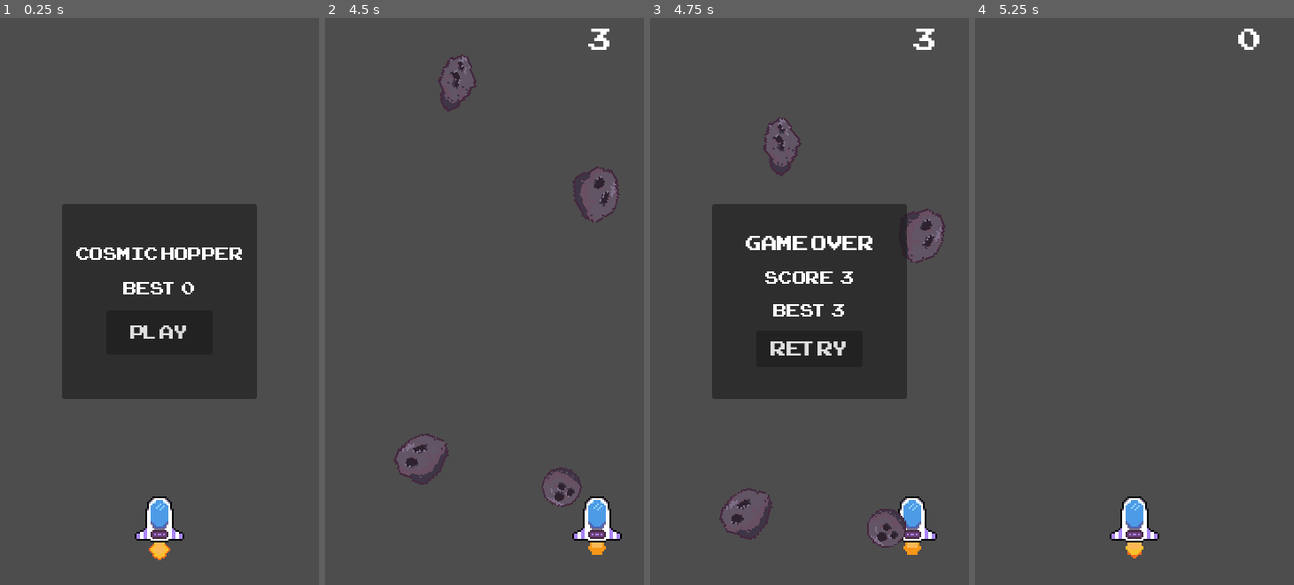
Above: before the commit, frames 1-4 (left to right).
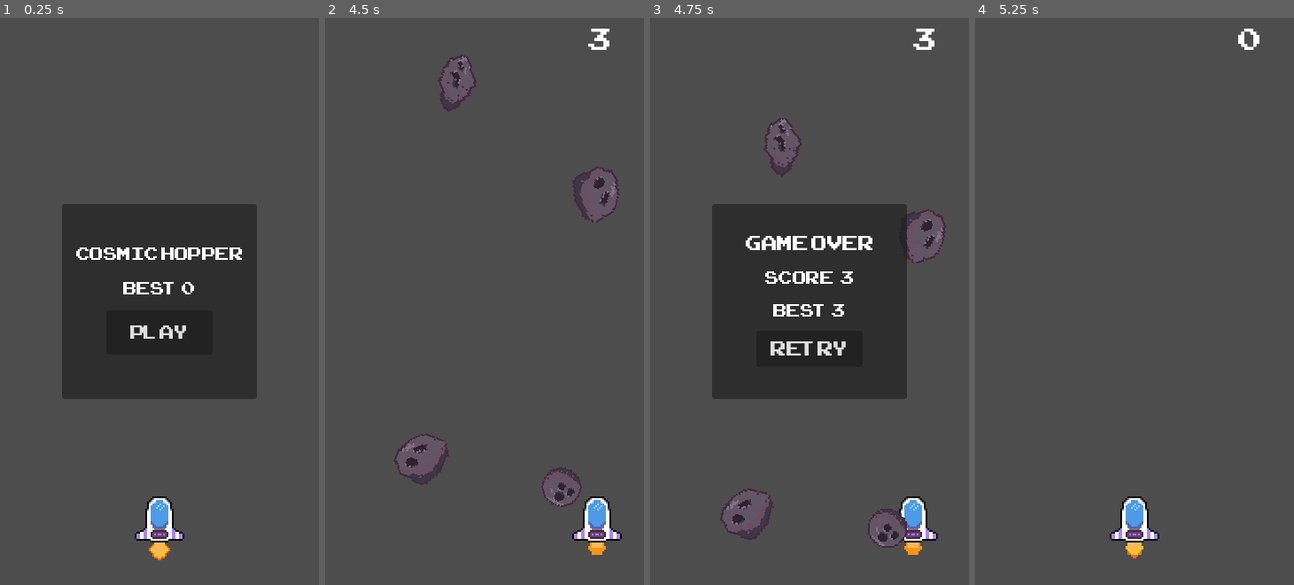
Above: after the commit, the same moments.

Repository: Araujo-Peter/Cosmic-Hopper
Game: Godot game, scene res://scenes/main.tscn
Two runs of this game, one before a commit and one after it. Both use one fixed random seed, a clock stepped at 60 frames per second and the inputs below.
Inputs (mouse positions are in pixels of both pictures, inside the frame that each line leads up to):
- Up to frame 1 (0.25 s): no input
- Up to frame 2 (4.5 s): click "Play" at 0.5 s; tap Enter at 1.25 s; move the mouse to (554, 273) at 1.27 s; hold Right (move_right) 1.28-2.03 s; click (554, 273) at 1.42 s; move the mouse to (420, 329) at 2.02 s; hold Left (move_left) 2.03-2.78 s; click (420, 329) at 2.17 s; move the mouse to (516, 176) at 2.77 s; hold Right (move_right) 2.78-4.28 s; click (516, 176) at 2.92 s; move the mouse to (468, 414) at 3.52 s; click (468, 414) at 3.67 s; move the mouse to (580, 386) at 4.27 s; hold Left (move_left) from 4.28 s (still down); click (580, 386) at 4.42 s
- Up to frame 3 (4.75 s): keep holding Left (move_left)
- Up to frame 4 (5.25 s): release Left (move_left) at 5 s; click "RETRY" at 5 s

Frames 1-2 are identical in both runs. In frame 3, 0.7% of the frame differs, in the area x 21-93%, y 17-95%; in frame 4, nothing differs.

Commit message:
Added a screen shake on hit and a hitflash to trigger the l=player's epilepsy

Diff:
--- a/scenes/main.gd
+++ b/scenes/main.gd
@@ -1,5 +1,15 @@
 extends Node2D
 
+# For camera shake on hit
+@onready var camera: Camera2D = $Camera2D
+@onready var hit_flash: ColorRect = $UI/HitFlash
+
+var _shake_time: float = 0.0
+var _shake_duration: float = 0.0
+var _shake_magnitude: float = 0.0
+var _camera_base_offset: Vector2 = Vector2.ZERO
+
+# Enum to control game states
 enum State { MENU, PLAYING, GAME_OVER }
 
 @onready var score_label: Label = $UI/ScoreLabel
@@ -28,6 +38,11 @@
 func _ready() -> void:
 	_load_best_score()
 
+	_camera_base_offset = camera.offset
+
+	hit_flash.visible = false
+	hit_flash.modulate.a = 0.0
+
 	# Connect UI signals
 	play_button.pressed.connect(_on_play_pressed)
 	retry_button.pressed.connect(_on_retry_pressed)
@@ -47,6 +62,10 @@
 func _on_player_hit() -> void:
 	if state != State.PLAYING:
 		return
+
+	start_screen_shake(0.25, 5.0)
+	play_hit_flash()
+
 	_enter_game_over_state()
 
 func _process(delta: float) -> void:
@@ -54,6 +73,37 @@
 		# Score goes up over time (1 point per second)\
 		score += delta
 		score_label.text = str(int(score))
+
+	_update_screen_shake(delta)
+
+func _update_screen_shake(delta: float) -> void:
+	if _shake_time > 0.0:
+		_shake_time -= delta
+		var t :float = clamp(_shake_time / max(_shake_duration, 0.001), 0.0, 1.0)
+		# Fade out the shake over time
+		var current_mag := _shake_magnitude * t
+		var offset := Vector2(
+			randf_range(-current_mag, current_mag),
+			randf_range(-current_mag, current_mag)
+		)
+		camera.offset = _camera_base_offset + offset
+	else:
+		camera.offset = _camera_base_offset
+
+func start_screen_shake(duration: float = 0.25, magnitude: float = 4.0) -> void:
+	_shake_time = duration
+	_shake_duration = duration
+	_shake_magnitude = magnitude
+
+func play_hit_flash() -> void:
+	hit_flash.modulate.a = 0.5
+	hit_flash.visible = true
+
+	var tween := create_tween()
+	tween.tween_property(hit_flash, "modulate:a", 0.0, 0.2)
+	tween.finished.connect(func() -> void:
+		hit_flash.visible = false
+	)
 
 func _start_run() -> void:
 	score = 0.0
--- a/scenes/main.tscn
+++ b/scenes/main.tscn
@@ -153,3 +153,12 @@
 theme_override_fonts/font = ExtResource("5_tbgi4")
 theme_override_font_sizes/font_size = 32
 text = "RETRY"
+
+[node name="HitFlash" type="ColorRect" parent="UI"]
+anchors_preset = 15
+anchor_right = 1.0
+anchor_bottom = 1.0
+grow_horizontal = 2
+grow_vertical = 2
+mouse_filter = 2
+color = Color(1, 0, 0, 1)
Not shown, changed: builds/v0.2/cosmic_hopper.zip
Not shown, changed: builds/v0.2/index.html
Not shown, changed: builds/v0.2/index.pck
Not shown, changed: docs/index.html
Not shown, changed: docs/index.pck
